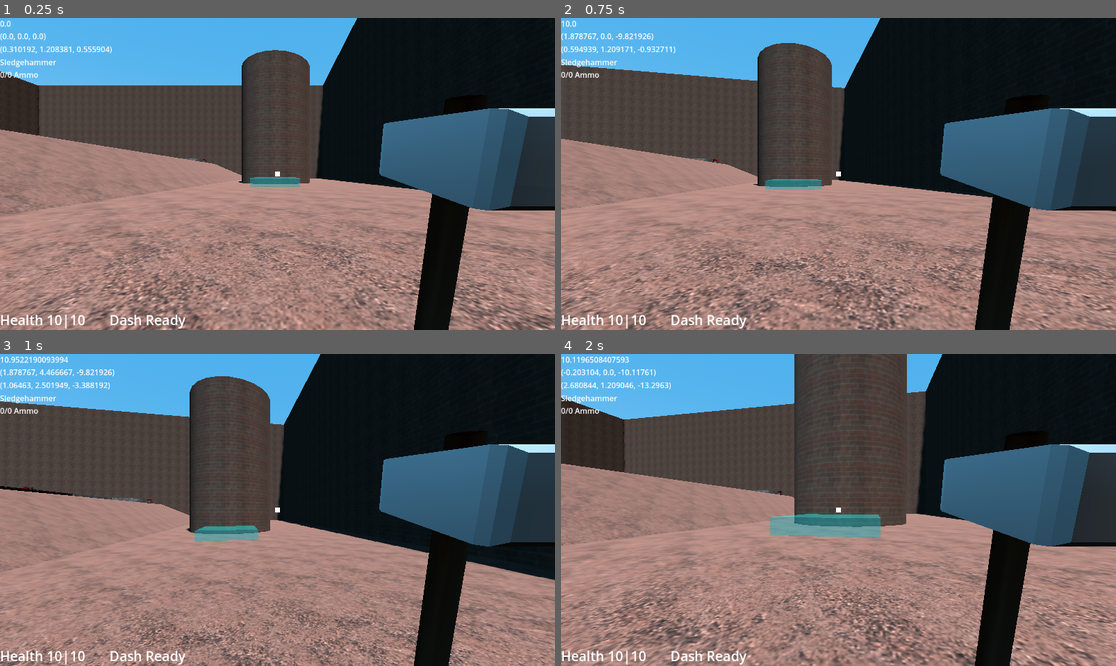
Above: before the commit, frames 1-4 (two rows, left to right).
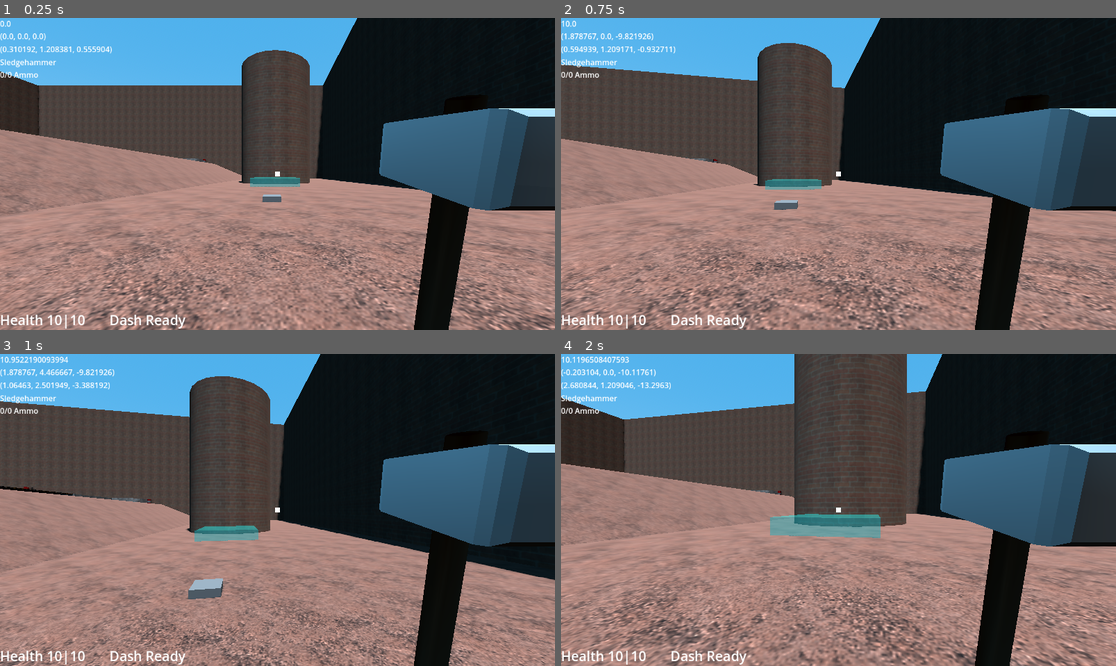
Above: after the commit, the same moments.

Repository: Wlopez2002/FPSGame
Game: Godot game, scene res://Levels/TestMain.tscn
Two runs of this game, one before a commit and one after it. Both use one fixed random seed, a clock stepped at 60 frames per second and the inputs below. Sound files missing from this copy of the repository are replaced by a short silence.
Inputs (mouse positions are in pixels of both pictures, inside the frame that each line leads up to):
- Up to frame 1 (0.25 s): no input
- Up to frame 2 (0.75 s): tap Enter at 0.5 s; move the mouse to (866, 174) at 0.52 s; hold W (MoveForward) from 0.53 s (still down); hold E (INTERACT) from 0.53 s (still down)
- Up to frame 3 (1 s): keep holding W (MoveForward); keep holding E (INTERACT); tap Space (MoveJump) at 0.77 s
- Up to frame 4 (2 s): keep holding W (MoveForward); move the mouse to (810, 510) at 1.27 s; release E (INTERACT) at 1.28 s; tap E (INTERACT) at 1.35 s; tap Space (MoveJump) at 1.52 s

The runs differ from the first frame. In frame 1, less than 0.1% of the frame differs, in the area x 47-51%, y 56-60%; in frame 2, 0.1%; in frame 3, 0.4%, in the area x 33-41%, y 71-79%; in frame 4, nothing differs.

Commit message:
changed hitbox to use signal instead  of tiedEntity

Diff:
--- a/Conponents/HitBox.gd
+++ b/Conponents/HitBox.gd
@@ -2,11 +2,7 @@
 
 class_name HitBox
 
-signal HitSignal();
-
-@export var tiedEntity:EntityComponent;
+signal HitSignal(dam: int);
 
 func _hit(damage: int):
-	HitSignal.emit();
-	if tiedEntity != null:
-		tiedEntity._damage(damage);
+	HitSignal.emit(damage);
--- a/InteractiveAndNPC/Enemies/EnemyTurret.tscn
+++ b/InteractiveAndNPC/Enemies/EnemyTurret.tscn
@@ -38,11 +38,10 @@
 maxHealth = 1
 nodeToFreeOnKill = NodePath("..")
 
-[node name="HitBox" type="Area3D" parent="." unique_id=1382268377 node_paths=PackedStringArray("tiedEntity")]
+[node name="HitBox" type="Area3D" parent="." unique_id=1382268377]
 collision_layer = 32
 collision_mask = 0
 script = ExtResource("3_lacf0")
-tiedEntity = NodePath("../EntityComponent")
 metadata/_custom_type_script = "uid://cu3vscarvv63s"
 
 [node name="CollisionShape3D" type="CollisionShape3D" parent="HitBox" unique_id=851063754]
@@ -52,3 +51,5 @@
 [node name="AttackTimer" type="Timer" parent="." unique_id=745165184]
 wait_time = 0.5
 one_shot = true
+
+[connection signal="HitSignal" from="HitBox" to="EntityComponent" method="_damage"]
--- a/InteractiveAndNPC/Enemies/EnemyWalker.tscn
+++ b/InteractiveAndNPC/Enemies/EnemyWalker.tscn
@@ -36,9 +36,8 @@
 [node name="MeshInstance3D" type="MeshInstance3D" parent="." unique_id=265757013]
 mesh = SubResource("CapsuleMesh_s4ctg")
 
-[node name="HitBox" parent="." unique_id=1855202522 node_paths=PackedStringArray("tiedEntity") instance=ExtResource("2_7huy5")]
+[node name="HitBox" parent="." unique_id=1855202522 instance=ExtResource("2_7huy5")]
 collision_layer = 32
-tiedEntity = NodePath("../EntityComponent")
 
 [node name="Body" type="CollisionShape3D" parent="HitBox" unique_id=27291173]
 transform = Transform3D(1, 0, 0, 0, 1, 0, 0, 0, 1, 0, 0.040283203, 0)
@@ -77,5 +76,6 @@
 hit_back_faces = false
 collide_with_areas = true
 
+[connection signal="HitSignal" from="HitBox" to="EntityComponent" method="_damage"]
 [connection signal="hit" from="EntityComponent" to="." method="_on_entity_component_hit"]
 [connection signal="timeout" from="AttackTimer" to="." method="_on_attack_timer_timeout"]
--- a/InteractiveAndNPC/ExplosiveBarrel.gd
+++ b/InteractiveAndNPC/ExplosiveBarrel.gd
@@ -9,7 +9,7 @@
 
 var alreadyHit = false;
 
-func _on_hit_box_hit_signal() -> void:
+func _on_hit_box_hit_signal(dam) -> void:
 	if alreadyHit:
 		return;
 	alreadyHit = true
--- a/Levels/TestMain.tscn
+++ b/Levels/TestMain.tscn
@@ -19,6 +19,7 @@
 [ext_resource type="PackedScene" uid="uid://csvhwbpvhnfh7" path="res://Objects/WorldObjects/MovingPlatformController.tscn" id="15_e47tw"]
 [ext_resource type="Texture2D" uid="uid://coawg3duocypx" path="res://Resources/Textures/Tile_12-128x128.png" id="16_e47tw"]
 [ext_resource type="PackedScene" uid="uid://bcrxtrny8o5g" path="res://Objects/WorldObjects/MovingPlatformBody.tscn" id="16_sc5o3"]
+[ext_resource type="Script" uid="uid://ccucccdarx02v" path="res://Conponents/InteractComponent.gd" id="20_xfrt1"]
 
 [sub_resource type="StandardMaterial3D" id="StandardMaterial3D_iqfas"]
 albedo_texture = ExtResource("2_oc3le")
@@ -109,6 +110,10 @@
 material = SubResource("StandardMaterial3D_sc5o3")
 size = Vector3(5, 0.125, 12)
 
+[sub_resource type="BoxShape3D" id="BoxShape3D_tlhpo"]
+
+[sub_resource type="BoxMesh" id="BoxMesh_6fnls"]
+
 [node name="TestMain" type="Node3D" unique_id=347182156]
 script = ExtResource("1_s4r6r")
 
@@ -413,6 +418,28 @@
 
 [node name="Player" parent="." unique_id=420592935 instance=ExtResource("8_e47tw")]
 transform = Transform3D(1, 0, 0, 0, 1, 0, 0, 0, 1, 0.310192, 1.1725054, 0.55590415)
+
+[node name="skybox" type="CSGBox3D" parent="." unique_id=1815681934]
+transform = Transform3D(1, 0, 0, 0, 1, 0, 0, 0, 1, -33.78418, 65.766884, -70.3535)
+visible = false
+use_collision = true
+size = Vector3(109.890625, 84.21323, 1)
+
+[node name="walls" type="CSGBox3D" parent="skybox" unique_id=1837761408]
+transform = Transform3D(1, 0, 0, 0, 1, 0, 0, 0, 1, 0, 0, 155.03906)
+size = Vector3(109.890625, 74.18048, 1)
+
+[node name="walls2" type="CSGBox3D" parent="skybox" unique_id=1397107523]
+transform = Transform3D(1, 0, 0, 0, 1, 0, 0, 0, 1, 50.33804, 0, 79.84211)
+size = Vector3(1.1983643, 80.02191, 171.75644)
+
+[node name="walls3" type="CSGBox3D" parent="skybox" unique_id=58277771]
+transform = Transform3D(1, 0, 0, 0, 1, 0, 0, 0, 1, -49.261032, 0, 79.84211)
+size = Vector3(1.1983643, 76.308655, 171.75644)
+
+[node name="roof" type="CSGBox3D" parent="skybox" unique_id=745945648]
+transform = Transform3D(1, 0, 0, 0, 1, 0, 0, 0, 1, 3.6380863, 35.6482, 78.12402)
+size = Vector3(122.183, 1, 170.61304)
 
 [node name="DirectionalLight3D" type="DirectionalLight3D" parent="." unique_id=1368498724]
 transform = Transform3D(0.7410077, -0.6679749, 0.06868401, 0.078202605, 0.18743415, 0.9791592, -0.6669274, -0.72019315, 0.19112751, -26.08015, 103.100296, 59.58174)
@@ -443,24 +470,15 @@
 transform = Transform3D(-4.371139e-08, 0, 1, 0, 1, 0, -1, 0, -4.371139e-08, 1.6966171, 0.79434586, 0)
 dest = NodePath("../../Stage/Pillar/CSGCylinder3D/Teleporter2")
 
-[node name="skybox" type="CSGBox3D" parent="." unique_id=1815681934]
-transform = Transform3D(1, 0, 0, 0, 1, 0, 0, 0, 1, -33.78418, 65.766884, -70.3535)
-visible = false
-use_collision = true
-size = Vector3(109.890625, 84.21323, 1)
-
-[node name="walls" type="CSGBox3D" parent="skybox" unique_id=1837761408]
-transform = Transform3D(1, 0, 0, 0, 1, 0, 0, 0, 1, 0, 0, 155.03906)
-size = Vector3(109.890625, 74.18048, 1)
-
-[node name="walls2" type="CSGBox3D" parent="skybox" unique_id=1397107523]
-transform = Transform3D(1, 0, 0, 0, 1, 0, 0, 0, 1, 50.33804, 0, 79.84211)
-size = Vector3(1.1983643, 80.02191, 171.75644)
-
-[node name="walls3" type="CSGBox3D" parent="skybox" unique_id=58277771]
-transform = Transform3D(1, 0, 0, 0, 1, 0, 0, 0, 1, -49.261032, 0, 79.84211)
-size = Vector3(1.1983643, 76.308655, 171.75644)
-
-[node name="roof" type="CSGBox3D" parent="skybox" unique_id=745945648]
-transform = Transform3D(1, 0, 0, 0, 1, 0, 0, 0, 1, 3.6380863, 35.6482, 78.12402)
-size = Vector3(122.183, 1, 170.61304)
+[node name="InteractComponent" type="Area3D" parent="." unique_id=2091778529]
+transform = Transform3D(1, 0, 0, 0, 1, 0, 0, 0, 1, 0, 0, -10.807403)
+collision_layer = 256
+collision_mask = 0
+script = ExtResource("20_xfrt1")
+metadata/_custom_type_script = "uid://ccucccdarx02v"
+
+[node name="CollisionShape3D" type="CollisionShape3D" parent="InteractComponent" unique_id=949254706]
+shape = SubResource("BoxShape3D_tlhpo")
+
+[node name="MeshInstance3D" type="MeshInstance3D" parent="InteractComponent" unique_id=1738106343]
+mesh = SubResource("BoxMesh_6fnls")
--- a/Objects/Projectiles/GlGrenade.gd
+++ b/Objects/Projectiles/GlGrenade.gd
@@ -31,7 +31,7 @@
 func _on_free_timer_timeout() -> void:
 	queue_free()
 
-func _on_hit_box_hit_signal() -> void:
+func _on_hit_box_hit_signal(dam) -> void:
 	detonate();
 
 func save():
--- a/Player/Player.tscn
+++ b/Player/Player.tscn
@@ -6,6 +6,7 @@
 [ext_resource type="PackedScene" uid="uid://b2i8nqbfc1bsq" path="res://Weapons/Sledgehammer/SledgehammerWeapon.tscn" id="4_8g4oa"]
 [ext_resource type="PackedScene" uid="uid://b7owd76wwuk2f" path="res://Weapons/Pistol/Pistol.tscn" id="5_6ysni"]
 [ext_resource type="PackedScene" uid="uid://3lsl5ugt2sap" path="res://Weapons/GrenadeLauncher/GrenadeLauncher.tscn" id="5_dm7nj"]
+[ext_resource type="Script" uid="uid://d0if5v7xkdr0k" path="res://Player/PlayerInteract.gd" id="6_8sa4y"]
 [ext_resource type="Script" uid="uid://dqm0n2x300ibf" path="res://Player/PlayerHitBox.gd" id="7_s1rgi"]
 [ext_resource type="PackedScene" uid="uid://cgvvmyrm706bt" path="res://Conponents/EntityComponent.tscn" id="8_s1rgi"]
 [ext_resource type="Script" uid="uid://dbduyuj8nh1vx" path="res://Player/PlayerSounds.gd" id="9_5wa8t"]
@@ -54,13 +55,28 @@
 [node name="switchTimer" type="Timer" parent="Head/Weapons" unique_id=880121823]
 
 [node name="Interact" type="Node3D" parent="Head" unique_id=1625878300]
+script = ExtResource("6_8sa4y")
 
 [node name="InteractRay" type="RayCast3D" parent="Head/Interact" unique_id=1174803178]
-target_position = Vector3(0, 0, -2)
-collision_mask = 256
+target_position = Vector3(0, 0, -3)
+collision_mask = 257
 hit_from_inside = true
 collide_with_areas = true
-collide_with_bodies = false
+
+[node name="InteractionLabel" type="Label" parent="Head/Interact" unique_id=258219493]
+anchors_preset = 8
+anchor_left = 0.5
+anchor_top = 0.5
+anchor_right = 0.5
+anchor_bottom = 0.5
+offset_left = -31.5
+offset_top = 11.5
+offset_right = 31.5
+offset_bottom = 34.5
+grow_horizontal = 2
+grow_vertical = 2
+text = "Activate"
+horizontal_alignment = 1
 
 [node name="Body" type="CollisionShape3D" parent="." unique_id=1753234003]
 shape = SubResource("CapsuleShape3D_kpjcp")
@@ -92,12 +108,12 @@
 grow_horizontal = 2
 grow_vertical = 2
 
-[node name="HitBox" type="Area3D" parent="." unique_id=1559858906 node_paths=PackedStringArray("playerWeapons", "tiedEntity")]
+[node name="HitBox" type="Area3D" parent="." unique_id=1559858906 node_paths=PackedStringArray("playerWeapons", "playerEntity")]
 collision_layer = 16
 collision_mask = 0
 script = ExtResource("7_s1rgi")
 playerWeapons = NodePath("../Head/Weapons")
-tiedEntity = NodePath("../EntityComponent")
+playerEntity = NodePath("../EntityComponent")
 metadata/_custom_type_script = "uid://cu3vscarvv63s"
 
 [node name="Body" type="CollisionShape3D" parent="HitBox" unique_id=102691722]
@@ -156,6 +172,7 @@
 shape = SubResource("CapsuleShape3D_7v5gs")
 
 [connection signal="timeout" from="Head/Weapons/switchTimer" to="Head/Weapons" method="_on_switch_timer_timeout"]
+[connection signal="HitSignal" from="HitBox" to="EntityComponent" method="_damage"]
 [connection signal="killed" from="EntityComponent" to="." method="_on_entity_component_killed"]
 [connection signal="killed" from="EntityComponent" to="Head/Weapons" method="_on_entity_component_killed"]
 [connection signal="killed" from="EntityComponent" to="PlayerUI" method="_playerKilled"]
--- a/Player/PlayerHitBox.gd
+++ b/Player/PlayerHitBox.gd
@@ -1,9 +1,10 @@
 extends HitBox
 
 @export var playerWeapons: PlayerWeapon;
+@export var playerEntity: EntityComponent;
 
 func collectAmmo(type: WeaponBase.AMMOTYPE, amount: int) -> int:
 	return playerWeapons._addAmmo(type, amount);
 
 func collectHealth(amount: int) -> int:
-	return tiedEntity.heal(amount)
+	return playerEntity.heal(amount)
--- /dev/null
+++ b/Player/PlayerInteract.gd
@@ -0,0 +1,15 @@
+extends Node3D
+
+@onready var interactRay = $InteractRay
+@onready var interactionLabel = $InteractionLabel;
+
+func _input(event: InputEvent) -> void:
+	if event.is_action_pressed("INTERACT"):
+		if interactRay.is_colliding() and interactRay.get_collider() is InteractComponent:
+			interactRay.get_collider().interact();
+
+func _process(delta: float) -> void:
+	if interactRay.is_colliding() and interactRay.get_collider() is InteractComponent:
+		interactionLabel.visible = true;
+	else:
+		interactionLabel.visible = false;
Not shown, added: Player/PlayerInteract.gd.uid
